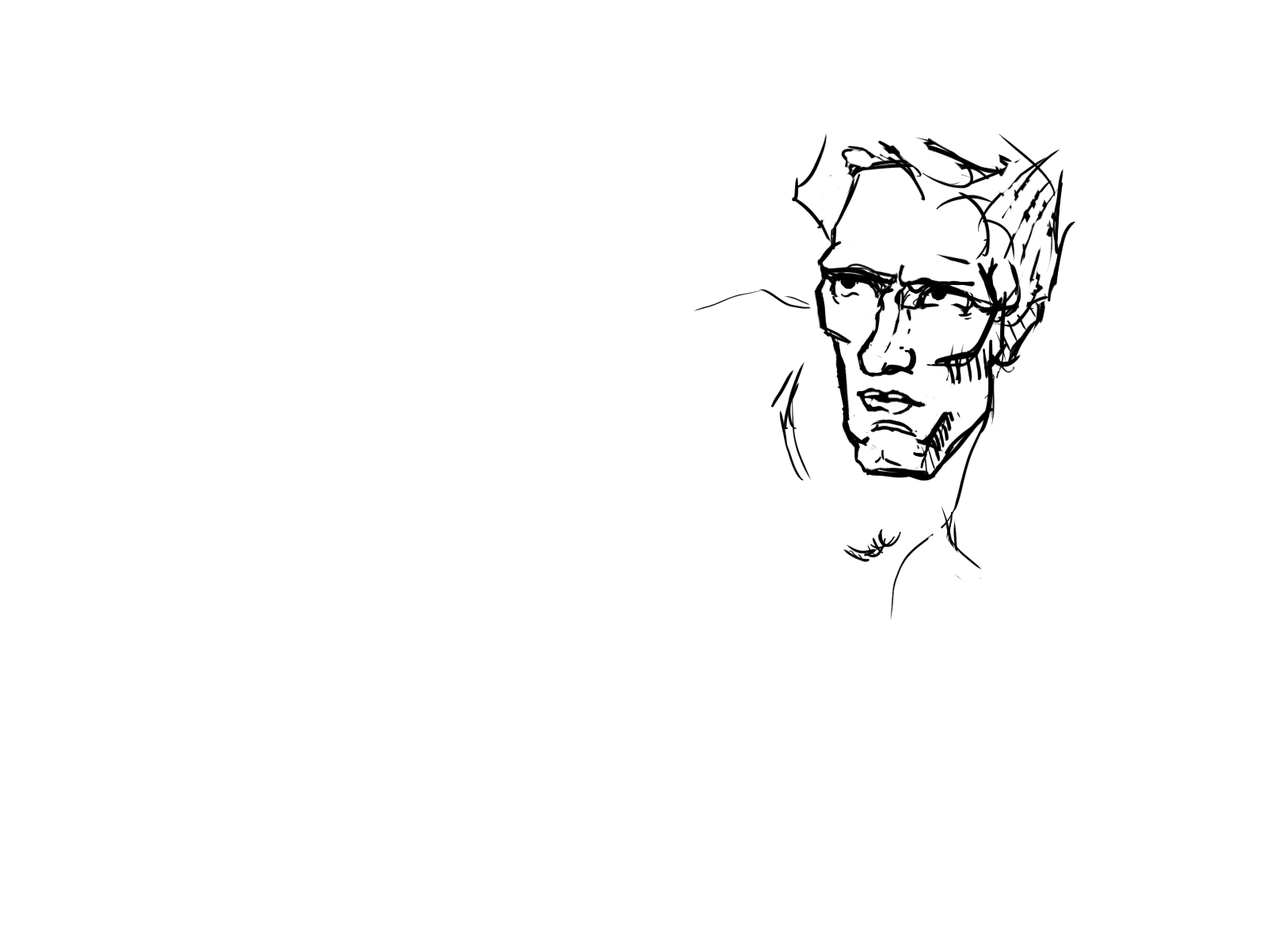
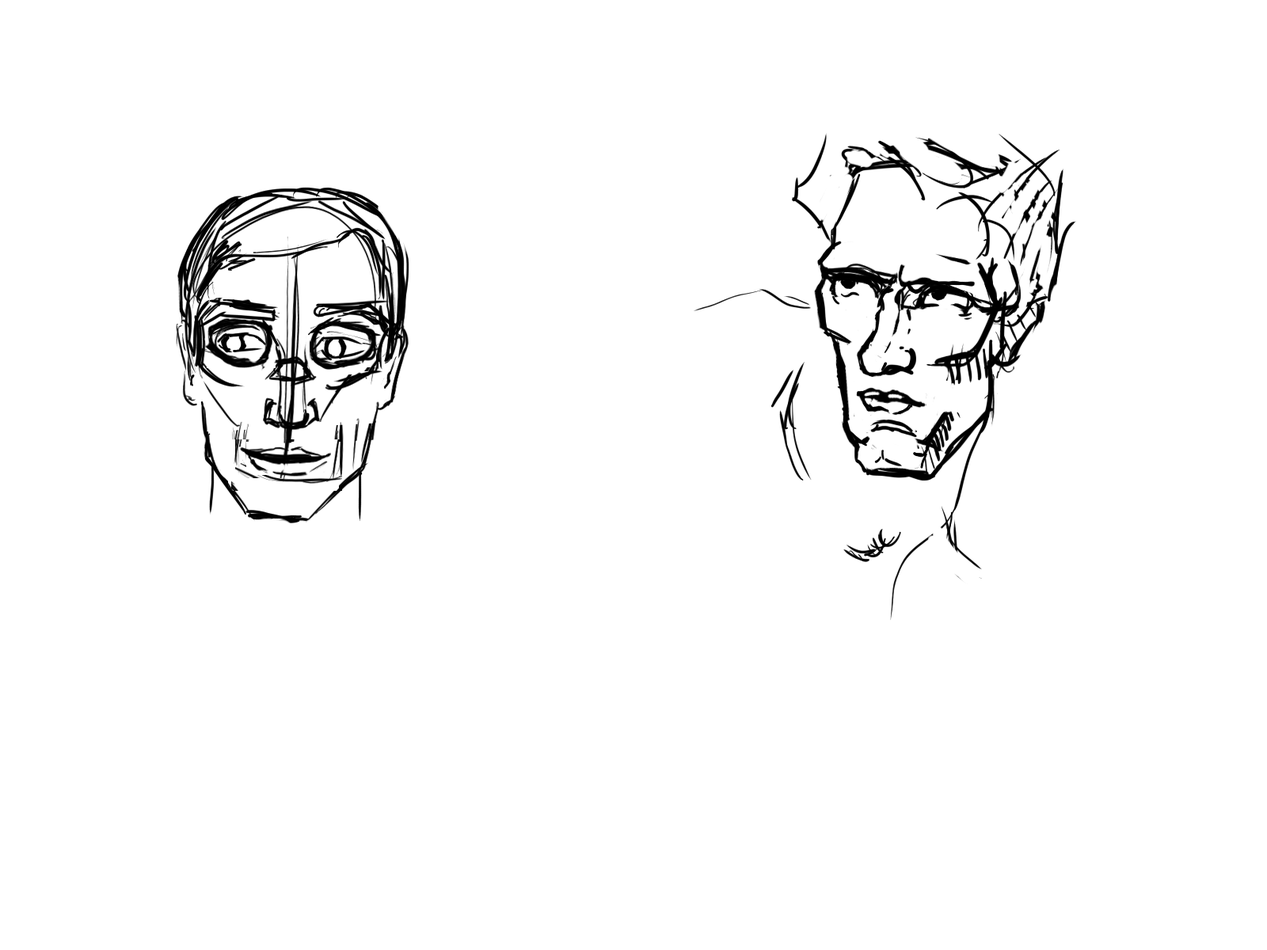
Two versions of the same layered image (1267x950). Layer-by-layer changes:
painted on "Heads" over box(175, 186, 410, 524)
painted on "Background" over box(175, 186, 410, 524)
